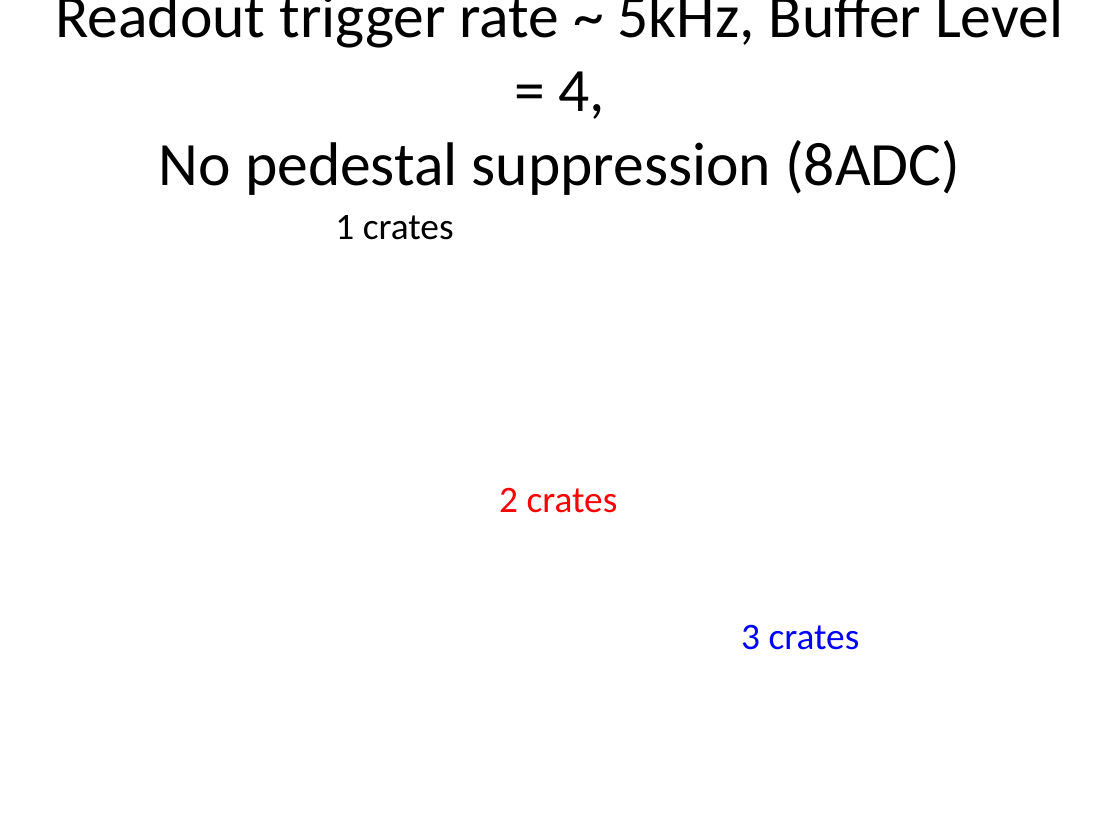
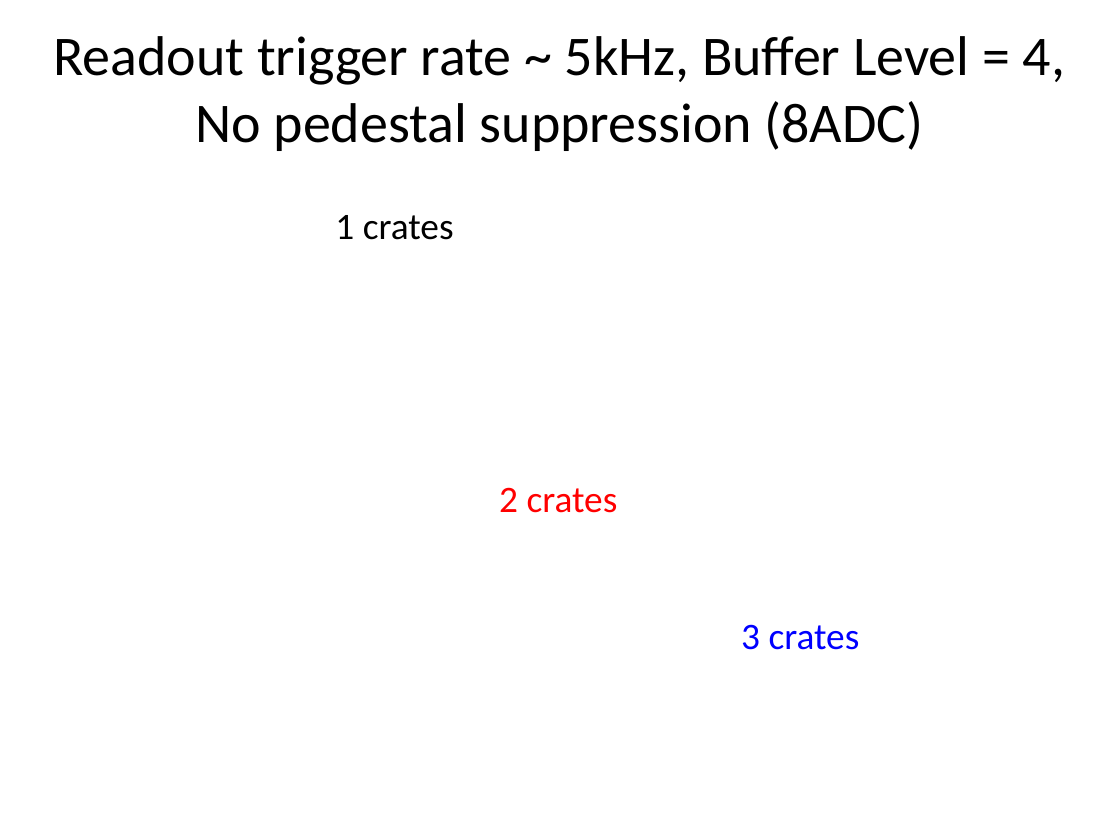
Before and after one commit to bmoffit/sbsdaq, a slide deck: slide 10 of 2015_DOE_Review/SuperBigBite DAQ update-Oct-20-2015.pptx. Drawn at 1120x840 pixels with LibreOffice and Linux fonts; fonts in the diff are those of the drawing. Boxes give left, top, right and bottom in pixels: in the first picture for what was removed or moved away, otherwise in the second. Text is boxed around its words. In the diff, an @@ line names an element or a change of style, - is before the commit and + after.

```diff
--- a/2015_DOE_Review/SuperBigBite DAQ update-Oct-20-2015.pptx
+++ b/2015_DOE_Review/SuperBigBite DAQ update-Oct-20-2015.pptx
@@ title "Readout trigger rate ~ 5kHz, ..." at <box>53,36,1065,151</box>: size 39.6 to 36 pt @@
```
Also in this commit, not shown: 5 other slides changed, 2 slides added, 2 slides removed.
